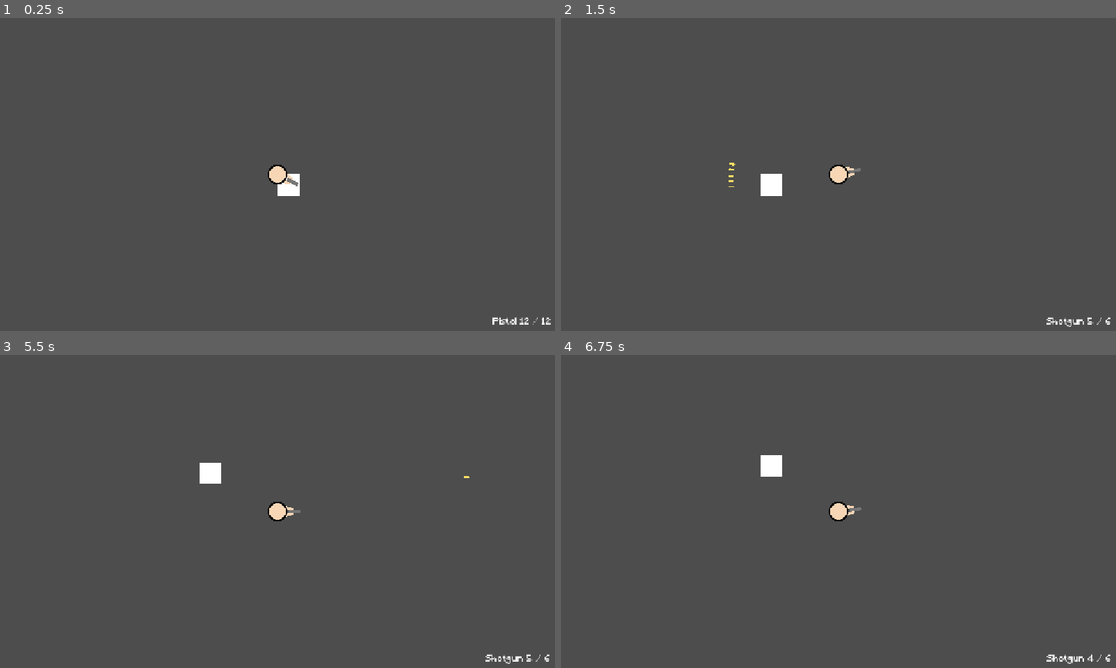
Above: before the commit, frames 1-4 (two rows, left to right).
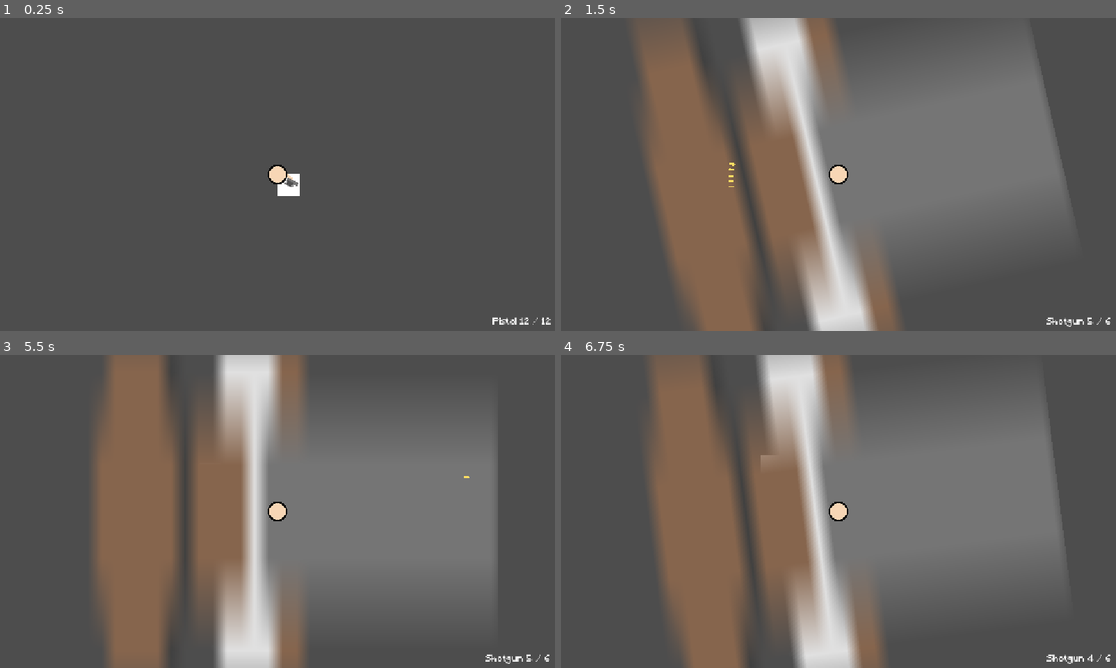
Above: after the commit, the same moments.

Repository: ArifD2286/Shamble-Chamber
Game: Godot game, scene res://game.tscn
The game is run twice, just before and just after one commit, with the same random seed, the same clock (stepped at 60 frames per second) and the same inputs.
Inputs (mouse positions are in pixels of both pictures, inside the frame that each line leads up to):
- Up to frame 1 (0.25 s): no input
- Up to frame 2 (1.5 s): tap Enter at 0.5 s; move the mouse to (960, 158) at 0.52 s; hold D (right) 0.53-1.25 s; tap 1 (slot_1) at 0.6 s; click (960, 158) at 0.67 s; tap Space at 0.77 s; tap 2 (slot_2) at 0.8 s; drag from (727, 190) to (1104, 133) at 1.27 s
- Up to frame 3 (5.5 s): tap Space at 2, 3.77, 5 s; move the mouse to (333, 442) at 2.02 s; hold D (right) 2.03-2.75 s; tap 3 (slot_3) at 2.1, 3.8, 5.1 s; tap 1 (slot_1) at 2.3, 3.6 s; drag from (249, 574) to (111, 464) at 2.77 s; tap Enter at 3.5 s; move the mouse to (444, 558) at 3.52 s; hold A (left) 3.53-4.25 s; drag from (111, 464) to (194, 433) at 4.27 s; move the mouse to (305, 511) at 5.02 s; hold S (down) from 5.03 s (still down); click (305, 511) at 5.17 s; tap 2 (slot_2) at 5.3 s
- Up to frame 4 (6.75 s): release S (down) at 5.75 s; drag from (755, 433) to (727, 527) at 5.77 s; tap Enter at 6.5 s; move the mouse to (960, 495) at 6.52 s; hold W (up) from 6.53 s (still down); tap Shift at 6.6 s

The runs differ from the first frame. In frame 1, less than 0.1% of the frame differs, in the area x 51-53%, y 51-54%; in frame 2, 50%, in the area x 13-91%, y 0-100%; in frame 3, 50%; in frame 4, 50%.

Commit message:
Update 1.9
Changes:
- Added gun textures (there are some visual bugs that must be fixed, so back to affinity i go ;_;)

Diff:
--- a/shamble-chamber/game.tscn
+++ b/shamble-chamber/game.tscn
@@ -47,13 +47,18 @@
 begin_cap_mode = 2
 end_cap_mode = 2
 
-[node name="Head" type="Node2D" parent="CharacterBody2D" unique_id=848196784]
-script = ExtResource("2_e2o6t")
-
 [node name="Gun" type="Line2D" parent="CharacterBody2D" unique_id=1810243097]
 points = PackedVector2Array(20, 0, 42, 0)
 width = 6.0
 default_color = Color(0.45882353, 0.45882353, 0.45882353, 1)
+
+[node name="GunSprite" type="Sprite2D" parent="CharacterBody2D" unique_id=331868601]
+texture_filter = 1
+position = Vector2(22, 0)
+rotation = 1.5707964
+
+[node name="Head" type="Node2D" parent="CharacterBody2D" unique_id=848196784]
+script = ExtResource("2_e2o6t")
 
 [node name="Muzzle" type="Marker2D" parent="CharacterBody2D" unique_id=1280840808]
 position = Vector2(44, 0)
--- a/shamble-chamber/gun_data.gd
+++ b/shamble-chamber/gun_data.gd
@@ -21,3 +21,7 @@
 @export var shoot_sound: AudioStream
 @export var reload_sound: AudioStream
 @export var empty_shot_sound: AudioStream
+@export var gun_texture: Texture2D
+@export var muzzle_offset: Vector2 = Vector2(44,0)
+@export var gun_offset: Vector2 = Vector2.ZERO
+@export var gun_scale: Vector2 = Vector2.ONE
--- a/shamble-chamber/pistol.tres
+++ b/shamble-chamber/pistol.tres
@@ -2,6 +2,7 @@
 
 [ext_resource type="Script" uid="uid://dukio7lxeheam" path="res://gun_data.gd" id="1_6u0yd"]
 [ext_resource type="AudioStream" uid="uid://bgsk15vqqywxr" path="res://assets/empty_shot_sfx.mp3" id="1_lpocc"]
+[ext_resource type="Texture2D" uid="uid://dv25chih8nwn6" path="res://assets/pistol_texture.png" id="2_sg5fs"]
 [ext_resource type="AudioStream" uid="uid://bfpjcdkxfb53j" path="res://assets/gun_reload_sfx.mp3" id="2_tpcoa"]
 [ext_resource type="AudioStream" uid="uid://b8g15x1jwpkjs" path="res://assets/gun_shot_sfx.mp3" id="4_sg5fs"]
 
@@ -11,4 +12,5 @@
 shoot_sound = ExtResource("4_sg5fs")
 reload_sound = ExtResource("2_tpcoa")
 empty_shot_sound = ExtResource("1_lpocc")
+gun_texture = ExtResource("2_sg5fs")
 metadata/_custom_type_script = "uid://dukio7lxeheam"
--- a/shamble-chamber/player.gd
+++ b/shamble-chamber/player.gd
@@ -8,6 +8,7 @@
 @onready var gun_reload_sfx: AudioStreamPlayer = $"../Reload"
 @onready var empty_shot_sfx: AudioStreamPlayer = $"../EmptyShot"
 @onready var live_ammo = $"../CanvasLayer/Label"
+@onready var gun_sprite: Sprite2D = $GunSprite
 @export var bullet_scene: PackedScene
 @export var speed: float = 200.0
 @export var slot_guns: Array[GunData] = [null, null, null]
@@ -68,7 +69,6 @@
 	shoot_perm = true
 
 
-
 func reload() -> void:
 	if is_reloading or ammo == gun.mag_size:
 		return
@@ -95,6 +95,10 @@
 	gun_shoot_sfx.stream = gun.shoot_sound
 	gun_reload_sfx.stream = gun.reload_sound
 	empty_shot_sfx.stream = gun.empty_shot_sound
+	gun_sprite.texture = gun.gun_texture
+	gun_sprite.offset = gun.gun_offset
+	gun_sprite.scale = gun.gun_scale
+	$Muzzle.position = gun.muzzle_offset
 	ammo = slot_ammo[slot]
 	reload_id += 1
 	gun_reload_sfx.stop()
--- a/shamble-chamber/shotgun.tres
+++ b/shamble-chamber/shotgun.tres
@@ -2,6 +2,7 @@
 
 [ext_resource type="Script" uid="uid://dukio7lxeheam" path="res://gun_data.gd" id="1_4adss"]
 [ext_resource type="AudioStream" uid="uid://bgsk15vqqywxr" path="res://assets/empty_shot_sfx.mp3" id="1_laf2e"]
+[ext_resource type="Texture2D" uid="uid://24dho4qca1tk" path="res://assets/shotgun_texture.png" id="2_3o8ei"]
 [ext_resource type="AudioStream" uid="uid://cxu7r02rgkksy" path="res://assets/shotgun_reload_sfx.mp3" id="2_b2712"]
 [ext_resource type="AudioStream" uid="uid://d1piha381buu2" path="res://assets/shotgun_blast_sfx.mp3" id="4_3o8ei"]
 
@@ -16,4 +17,5 @@
 shoot_sound = ExtResource("4_3o8ei")
 reload_sound = ExtResource("2_b2712")
 empty_shot_sound = ExtResource("1_laf2e")
+gun_texture = ExtResource("2_3o8ei")
 metadata/_custom_type_script = "uid://dukio7lxeheam"
Binary file added: shamble-chamber/assets/pistol_texture.png
Not shown, added: shamble-chamber/assets/pistol_texture.png.import
Binary file added: shamble-chamber/assets/shotgun_texture.png
Not shown, added: shamble-chamber/assets/shotgun_texture.png.import
